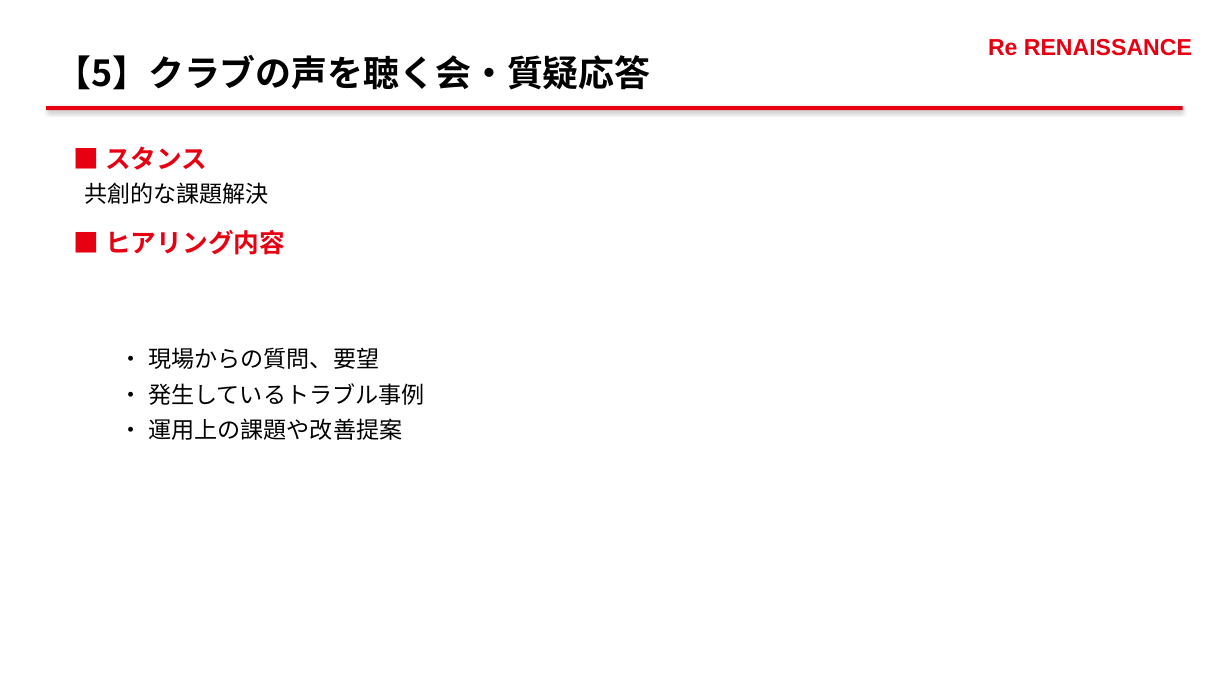
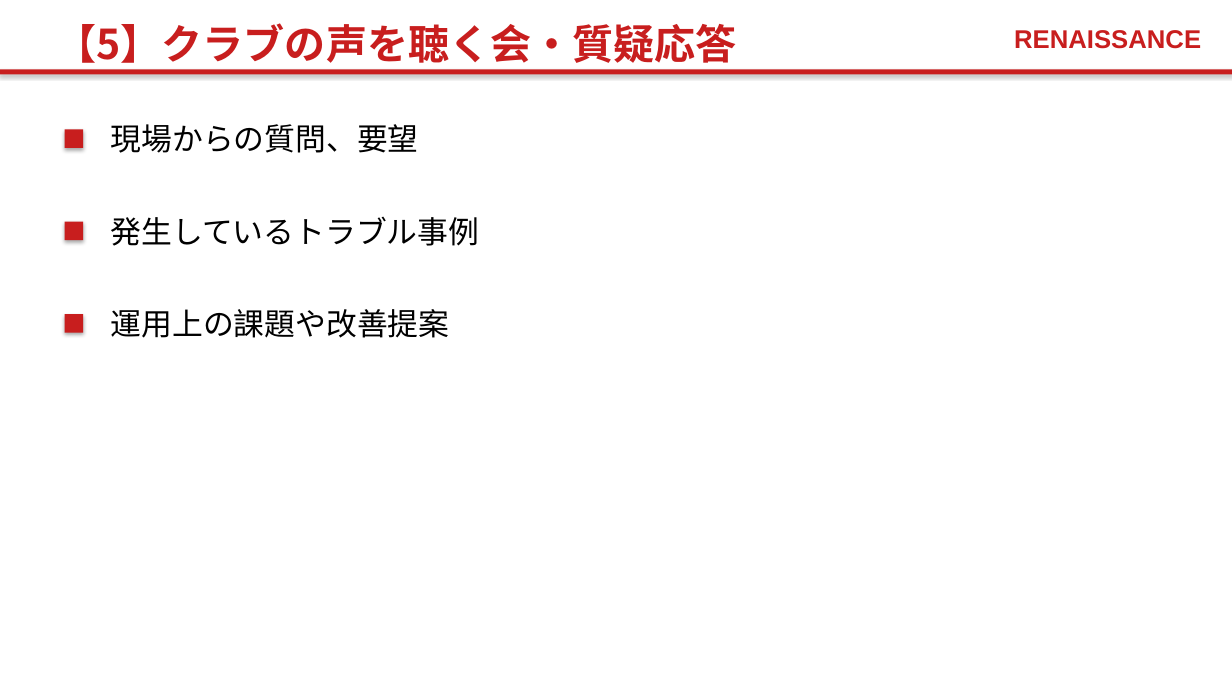
Before and after one commit to pippo2734/my-claude-skills, a slide deck: slide 19 of RURA_followup_mtg.pptx. Drawn at 1232x693 pixels with LibreOffice and Linux fonts; fonts in the diff are those of the drawing. Boxes give left, top, right and bottom in pixels: in the first picture for what was removed or moved away, otherwise in the second. Text is boxed around its words. In the diff, an @@ line names an element or a change of style, - is before the commit and + after.

```diff
--- a/RURA_followup_mtg.pptx
+++ b/RURA_followup_mtg.pptx
@@ text "【5】クラブの声を聴く会・質疑応答" moved from (x1=55, y1=55, x2=650, y2=90) to (x1=55, y1=23, x2=737, y2=70) @@
@@ text "【5】クラブの声を聴く会・質疑応答" at (x1=55, y1=23, x2=737, y2=70): size 28 to 32 pt, text colour #000000 to #C81E1E @@
@@ text at (x1=1014, y1=30, x2=1201, y2=49): text changed; size 18 to 20 pt; text colour #E60012 to #C81E1E @@
-Re RENAISSANCE
+RENAISSANCE
@@ rectangle resized from (x1=46, y1=106, x2=1183, y2=110) to (x1=0, y1=69, x2=1232, y2=75) @@
@@ rectangle at (x1=0, y1=69, x2=1232, y2=75): fill #E60012 to #C81E1E @@
@@ rectangle added at (x1=65, y1=129, x2=83, y2=148), fill #C81E1E @@
@@ text removed at (x1=84, y1=146, x2=425, y2=440) @@
-■ スタンス
-共創的な課題解決
-■ ヒアリング内容
-  • 現場からの質問、要望
-  • 発生しているトラブル事例
-  • 運用上の課題や改善提案
@@ text added at (x1=111, y1=124, x2=419, y2=153), 24 pt, text #000000 @@
+現場からの質問、要望
@@ rectangle added at (x1=65, y1=222, x2=83, y2=240), fill #C81E1E @@
@@ text added at (x1=111, y1=217, x2=480, y2=246), 24 pt, text #000000 @@
+発生しているトラブル事例
@@ rectangle added at (x1=65, y1=314, x2=83, y2=333), fill #C81E1E @@
@@ text added at (x1=111, y1=309, x2=450, y2=338), 24 pt, text #000000 @@
+運用上の課題や改善提案
```
Also in this commit, not shown: 19 other slides changed, 1 other file.
